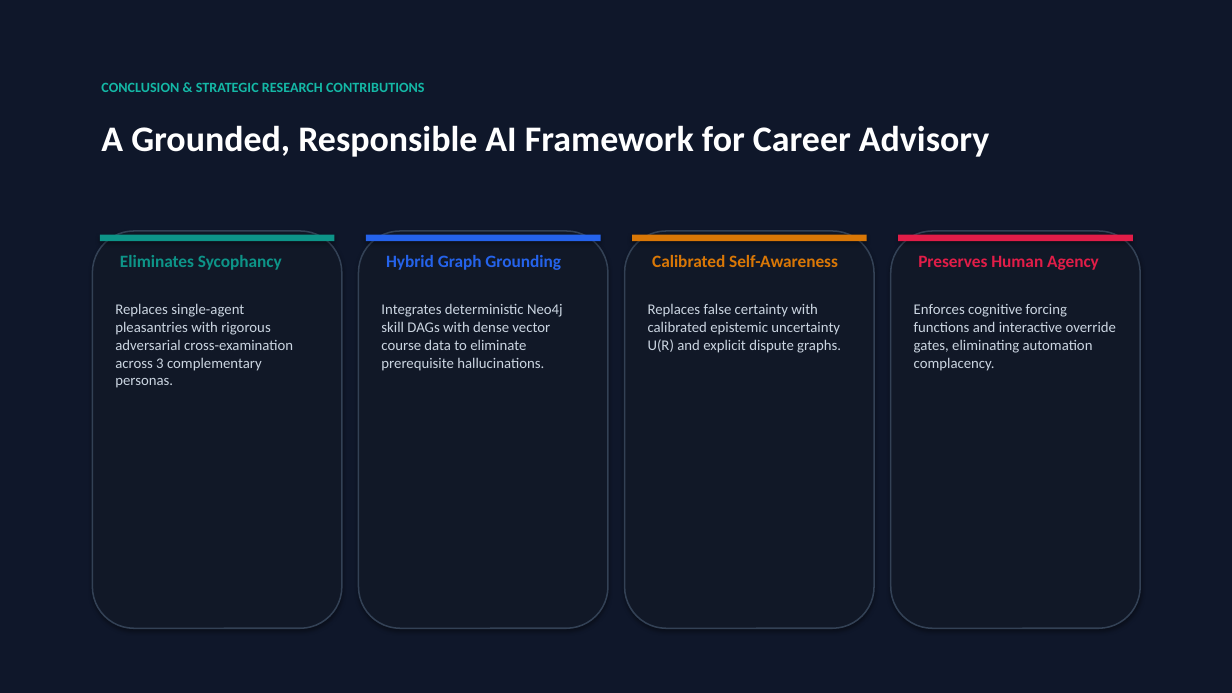
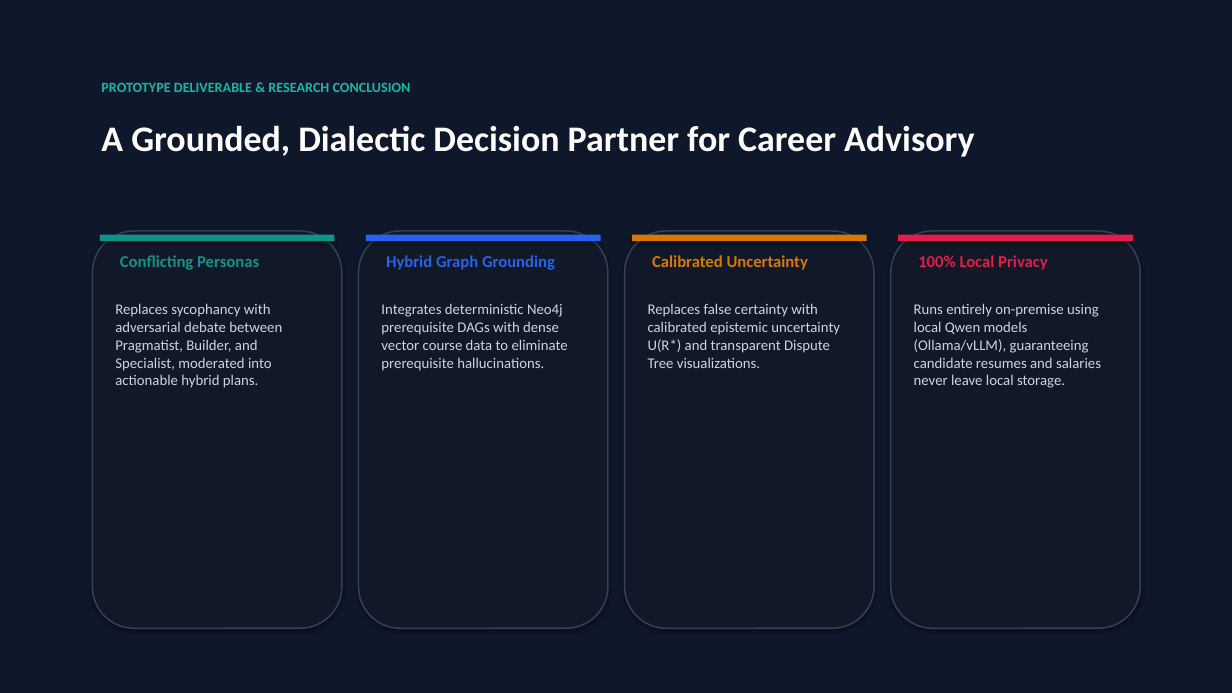
Before and after one commit to parth2024-tech/rai-project, a slide deck: slide 15 of Final_Presentation.pptx. Drawn at 1232x693 pixels with LibreOffice and Linux fonts; fonts in the diff are those of the drawing. Boxes give left, top, right and bottom in pixels: in the first picture for what was removed or moved away, otherwise in the second. Text is boxed around its words. In the diff, an @@ line names an element or a change of style, - is before the commit and + after.

Commit message:
feat: synchronize personas, 5-stage debate loop, and flowcharts in Final_Presentation.pptx

```diff
--- a/Final_Presentation.pptx
+++ b/Final_Presentation.pptx
@@ text at (101,83,411,92): text changed @@
-CONCLUSION & STRATEGIC RESEARCH CONTRIBUTIONS
+PROTOTYPE DELIVERABLE & RESEARCH CONCLUSION
@@ text at (101,125,974,157): text changed @@
-A Grounded, Responsible AI Framework for Career Advisory
+A Grounded, Dialectic Decision Partner for Career Advisory
@@ text at (120,255,259,270): text changed; size 13.5 to 13 pt @@
-Eliminates Sycophancy
+Conflicting Personas
@@ text "Hybrid Graph Grounding" at (386,255,555,270): size 13.5 to 13 pt @@
@@ text at (652,255,808,270): text changed; size 13.5 to 13 pt @@
-Calibrated Self-Awareness
+Calibrated Uncertainty
@@ text at (918,255,1048,270): text changed; size 13.5 to 13 pt @@
-Preserves Human Agency
+100% Local Privacy
@@ text at (115,303,282,388): text changed @@
-Replaces single-agent pleasantries with rigorous adversarial cross-examination across 3 complementary personas.
+Replaces sycophancy with adversarial debate between Pragmatist, Builder, and Specialist, moderated into actionable hybrid plans.
@@ text at (381,304,568,371): text changed @@
-Integrates deterministic Neo4j skill DAGs with dense vector course data to eliminate prerequisite hallucinations.
+Integrates deterministic Neo4j prerequisite DAGs with dense vector course data to eliminate prerequisite hallucinations.
@@ text at (648,303,840,368): text changed @@
-Replaces false certainty with calibrated epistemic uncertainty U(R) and explicit dispute graphs.
+Replaces false certainty with calibrated epistemic uncertainty U(R*) and transparent Dispute Tree visualizations.
@@ text at (914,303,1101,388): text changed @@
-Enforces cognitive forcing functions and interactive override gates, eliminating automation complacency.
+Runs entirely on-premise using local Qwen models (Ollama/vLLM), guaranteeing candidate resumes and salaries never leave local storage.
```
Also in this commit, not shown: 11 other slides changed, 3 slides added, 3 slides removed, 4 other files.
